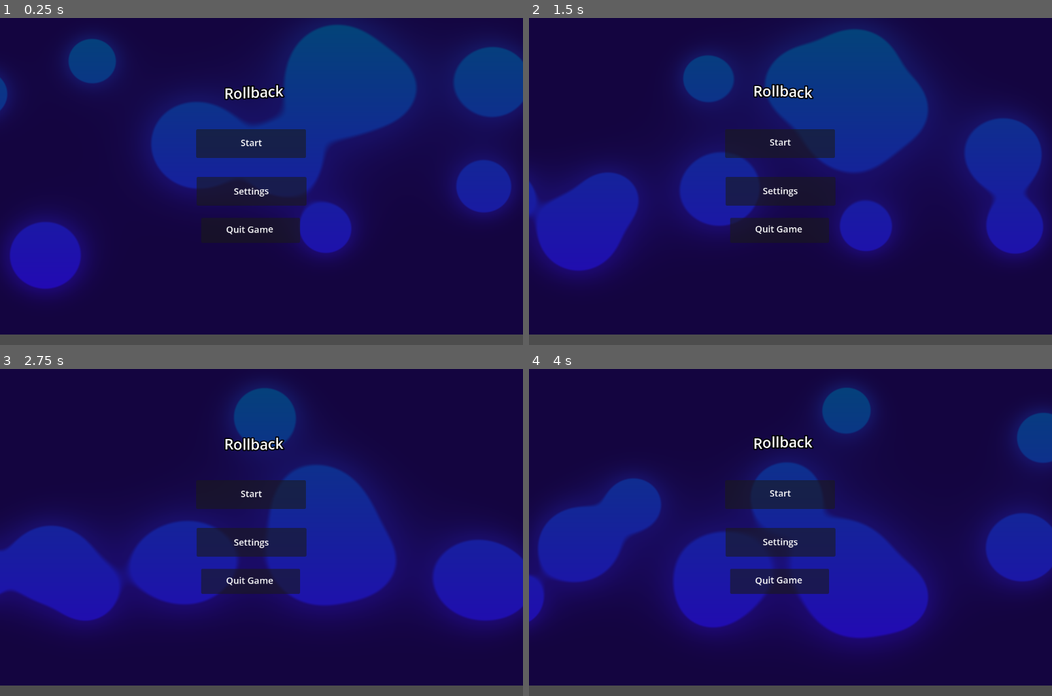
Above: before the commit, frames 1-4 (two rows, left to right).
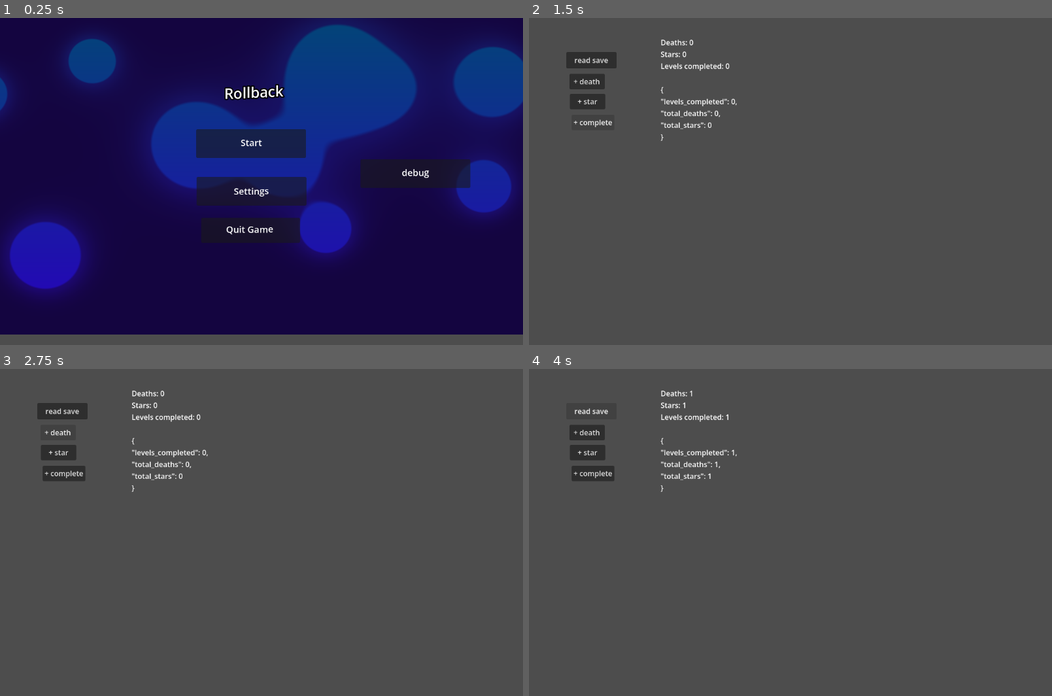
Above: after the commit, the same moments.

Repository: ScottN13/gamejam
Game: Godot game, scene res://main_menu.tscn
Same seed, same stepped clock (60 frames per second), same inputs: the game is played once before the commit and once after it.
Inputs (mouse positions are in pixels of both pictures, inside the frame that each line leads up to):
- Up to frame 1 (0.25 s): no input
- Up to frame 2 (1.5 s): click (942, 174) at 0.5 s, where only the run after the commit has a clickable "[center][font_size=20][wave a…"; click (591, 122) at 1.25 s, where only the run after the commit has a clickable "+ complete"
- Up to frame 3 (2.75 s): click (57, 431) at 2 s, where only the run after the commit has a clickable "+ death"
- Up to frame 4 (4 s): click (586, 454) at 2.75 s, where only the run after the commit has a clickable "+ star"; click (591, 411) at 3.5 s, where only the run after the commit has a clickable "read save"

The runs differ from the first frame. In frame 1, 1.8% of the frame differs, in the area x 69-90%, y 43-52%; in frame 2, 97%; in frame 3, 97%; in frame 4, 97%, in the area x 0-100%, y 0-97%.

Commit message:
initial branch commit
made a save file editor

Diff:
--- /dev/null
+++ b/debug_menu.gd
@@ -0,0 +1,78 @@
+extends Control
+
+const SAVE_PATH = "user://save_data.json"
+
+@onready var dataDisplay = $data_display
+var levels_completed: int = 0
+var total_stars: int = 0
+var total_deaths: int = 0
+
+func save_game() -> void:
+	var data := {
+		"total_deaths": total_deaths,
+		"total_stars": total_stars,
+		"levels_completed": levels_completed,
+	}
+	var file := FileAccess.open(SAVE_PATH, FileAccess.WRITE)
+	if file == null:
+		push_error("Could not open save file: %s" % FileAccess.get_open_error())
+		return
+	file.store_string(JSON.stringify(data, "\t"))
+
+func load_game() -> void:
+	if not FileAccess.file_exists(SAVE_PATH):
+		return  # first launch: keep defaults
+	var file := FileAccess.open(SAVE_PATH, FileAccess.READ)
+	if file == null:
+		return
+	var parsed = JSON.parse_string(file.get_as_text())
+	if typeof(parsed) != TYPE_DICTIONARY:
+		return  # corrupted file: keep defaults
+
+	total_deaths = int(parsed.get("total_deaths", 0))
+	total_stars = int(parsed.get("total_stars", 0))
+	levels_completed = int(parsed.get("levels_completed", 0))
+
+func get_debug_text() -> String:
+	return "Deaths: %d\nStars: %d\nLevels completed: %d" % [
+		total_deaths, total_stars, levels_completed
+	]
+
+# Shows what's actually on disk, which can differ from what's in memory
+func get_saved_file_text() -> String:
+	if not FileAccess.file_exists(SAVE_PATH):
+		return "(no save file yet)"
+	return FileAccess.get_file_as_string(SAVE_PATH)
+
+# Called when the node enters the scene tree for the first time.
+func _ready() -> void:
+	if FileAccess.file_exists(SAVE_PATH):
+		load_game()
+	else:
+		save_game()  # creates the file with default values
+	print("debug menu ready")
+	print("reading save data")
+	load_game()
+	dataDisplay.text = get_debug_text() + "\n\n" + get_saved_file_text()
+
+
+
+
+func _on_give_level_completed_pressed() -> void:
+	levels_completed += 1
+	save_game()
+
+
+func _on_give_death_pressed() -> void:
+	total_deaths += 1
+	save_game()
+
+
+func _on_give_star_pressed() -> void:
+	total_stars += 1
+	save_game()
+
+
+func _on_readsave_pressed() -> void:
+	load_game()
+	dataDisplay.text = get_debug_text() + "\n\n" + get_saved_file_text()
--- /dev/null
+++ b/debug_menu.tscn
@@ -0,0 +1,57 @@
+[gd_scene format=3 uid="uid://dfte55m4wgrkw"]
+
+[ext_resource type="Script" uid="uid://buk5jm1m136u3" path="res://debug_menu.gd" id="1_u3ugm"]
+
+[node name="Control" type="Control" unique_id=7356701]
+layout_mode = 3
+anchors_preset = 15
+anchor_right = 1.0
+anchor_bottom = 1.0
+grow_horizontal = 2
+grow_vertical = 2
+script = ExtResource("1_u3ugm")
+
+[node name="give_level_completed" type="Button" parent="." unique_id=920700449]
+layout_mode = 0
+offset_left = 94.0
+offset_top = 213.0
+offset_right = 172.0
+offset_bottom = 247.0
+text = "+ complete"
+
+[node name="data_display" type="Label" parent="." unique_id=784489620]
+layout_mode = 0
+offset_left = 290.0
+offset_top = 42.0
+offset_right = 768.0
+offset_bottom = 572.0
+
+[node name="give_death" type="Button" parent="." unique_id=54097857]
+layout_mode = 0
+offset_left = 89.0
+offset_top = 123.0
+offset_right = 167.0
+offset_bottom = 157.0
+text = "+ death"
+
+[node name="give_star" type="Button" parent="." unique_id=1414819420]
+layout_mode = 0
+offset_left = 90.0
+offset_top = 167.0
+offset_right = 168.0
+offset_bottom = 201.0
+text = "+ star"
+
+[node name="readsave" type="Button" parent="." unique_id=1480668169]
+layout_mode = 0
+offset_left = 82.0
+offset_top = 75.0
+offset_right = 193.0
+offset_bottom = 111.0
+text = "read save
+"
+
+[connection signal="pressed" from="give_level_completed" to="." method="_on_give_level_completed_pressed"]
+[connection signal="pressed" from="give_death" to="." method="_on_give_death_pressed"]
+[connection signal="pressed" from="give_star" to="." method="_on_give_star_pressed"]
+[connection signal="pressed" from="readsave" to="." method="_on_readsave_pressed"]
--- a/main_menu.gd
+++ b/main_menu.gd
@@ -4,6 +4,7 @@
 @onready var SettingsLabel = $SettingsButton/SettingsLabel
 @onready var CloseLabel = $CloseButton/CloseLabel
 @onready var Title = $Title
+@onready var DbgLabel = $dbgbutton/dbglabel
 
 func _ready() -> void:
 	Title.add_theme_constant_override("outline_size", 10)
@@ -21,3 +22,8 @@
 
 func _on_close_button_pressed() -> void:
 	get_tree().quit()
+
+
+func _on_dbgbutton_pressed() -> void:
+	get_tree().change_scene_to_file("res://debug_menu.tscn")
+	pass # Replace with function body.
--- a/main_menu.tscn
+++ b/main_menu.tscn
@@ -12,7 +12,7 @@
 shader_parameter/bg_bottom = Color(0.078431375, 0.019607844, 0.2509804, 1)
 shader_parameter/blob_low = Color(0.15632036, 1.0588765e-06, 0.7438539, 1)
 shader_parameter/blob_high = Color(0, 0.28779, 0.44754392, 1)
-shader_parameter/speed = 1.0240000453801201
+shader_parameter/speed = 1.02400004538012
 shader_parameter/bounce = 0.322000015295
 shader_parameter/threshold = 1.0
 shader_parameter/softness = 0.06
@@ -103,6 +103,25 @@
 color = Color(5.655363e-07, 0, 0.34476054, 1)
 script = ExtResource("4_glbon")
 
+[node name="dbgbutton" type="Button" parent="." unique_id=116022407]
+layout_mode = 0
+offset_left = 794.0
+offset_top = 311.0
+offset_right = 1036.0
+offset_bottom = 374.0
+
+[node name="dbglabel" type="RichTextLabel" parent="dbgbutton" unique_id=1895606318]
+layout_mode = 0
+offset_left = 7.0
+offset_top = 15.0
+offset_right = 237.0
+offset_bottom = 64.0
+mouse_filter = 2
+bbcode_enabled = true
+text = "[center][font_size=20][wave amp=3.0 freq=2.0]debug[/wave]"
+scroll_active = false
+
 [connection signal="pressed" from="StartButton" to="." method="_on_start_button_pressed"]
 [connection signal="pressed" from="SettingsButton" to="." method="_on_settings_button_pressed"]
 [connection signal="pressed" from="CloseButton" to="." method="_on_close_button_pressed"]
+[connection signal="pressed" from="dbgbutton" to="." method="_on_dbgbutton_pressed"]
Not shown, added: debug_menu.gd.uid
